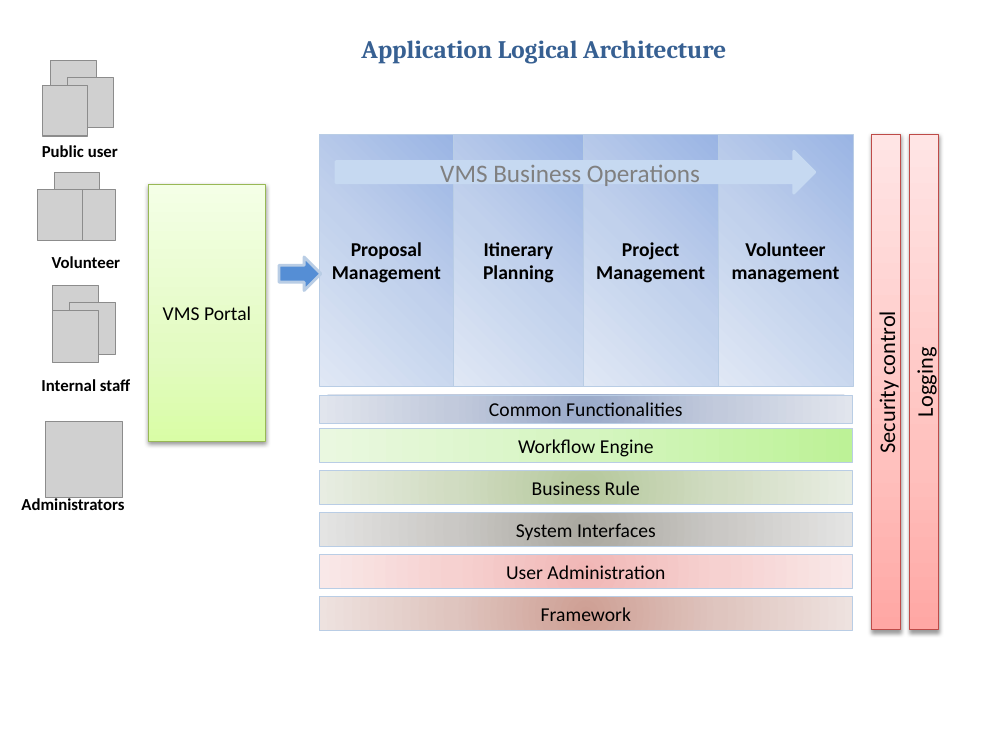
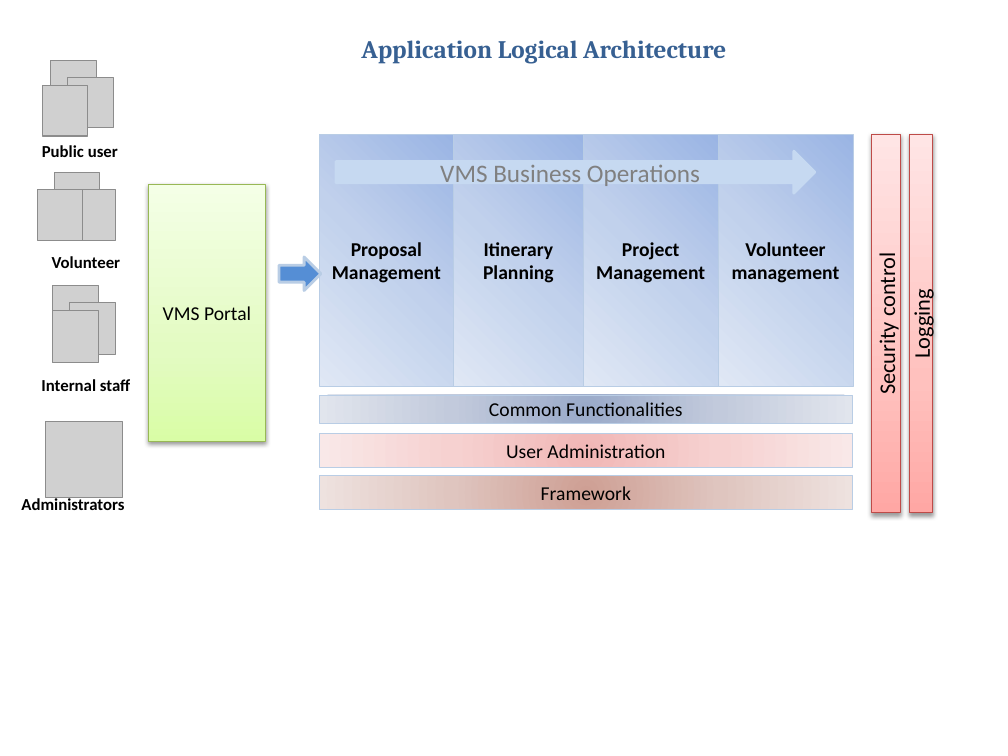
Before and after one commit to imireasa/mtech-se18-t08s, a slide deck: slide 1 of docs/W-9 Working Document/W-9.1 Team Members/W-9.1.5 Dio/2. Phase 2/VMS High level architecture.pptx. Drawn at 1008x756 pixels with LibreOffice and Linux fonts; fonts in the diff are those of the drawing; grey boxes stand for pictures. Boxes give left, top, right and bottom in pixels: in the first picture for what was removed or moved away, otherwise in the second. Text is boxed around its words. In the diff, an @@ line names an element or a change of style, - is before the commit and + after.

```diff
--- a/docs/W-9 Working Document/W-9.1 Team Members/W-9.1.5 Dio/2. Phase 2/VMS High level architecture.pptx
+++ b/docs/W-9 Working Document/W-9.1 Team Members/W-9.1.5 Dio/2. Phase 2/VMS High level architecture.pptx
@@ rectangle "Security control": place and size @@
-rectangle "Security control" at [872,134,901,630]
+rectangle "Security control" at [872,134,901,513]
@@ rectangle "Logging": place and size @@
-rectangle "Logging" at [909,134,938,630]
+rectangle "Logging" at [909,134,932,513]
@@ rectangle "User Administration": place and size @@
-rectangle "User Administration" at [320,554,853,588]
+rectangle "User Administration" at [320,433,853,467]
@@ rectangle removed at [320,428,853,462] @@
-Workflow Engine
@@ rectangle "Framework": place and size @@
-rectangle "Framework" at [320,597,853,630]
+rectangle "Framework" at [320,476,853,509]
@@ rectangle removed at [320,471,853,504] @@
-Business Rule
@@ rectangle removed at [320,512,853,545] @@
-System Interfaces
```
Also in this commit, not shown: 3 other slides changed.
